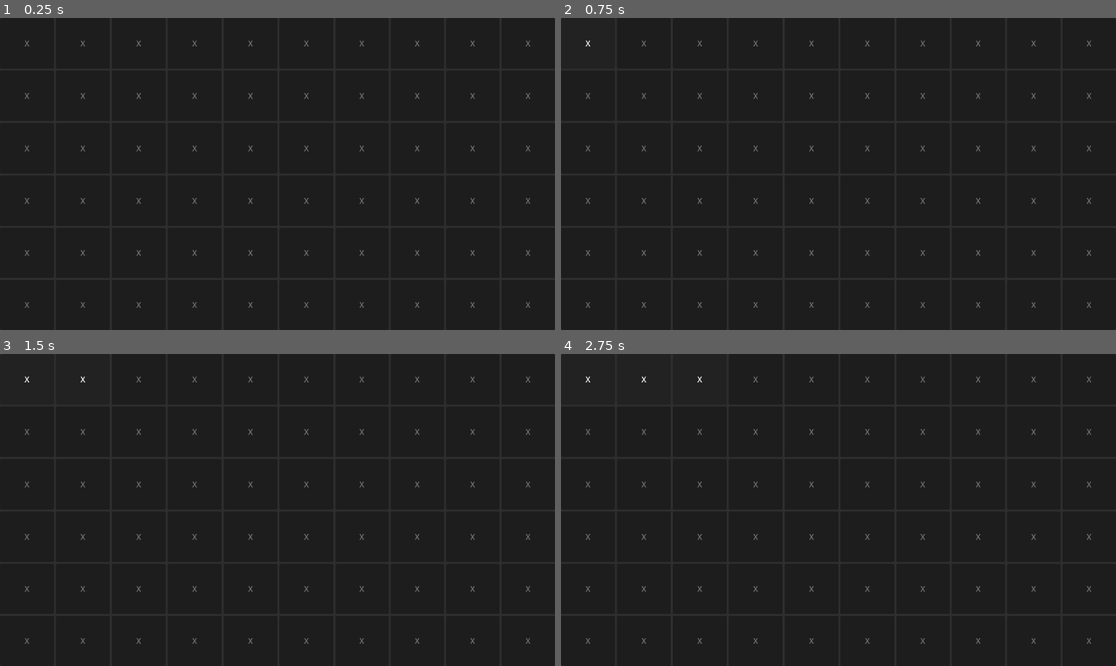
Above: before the commit, frames 1-4 (two rows, left to right).
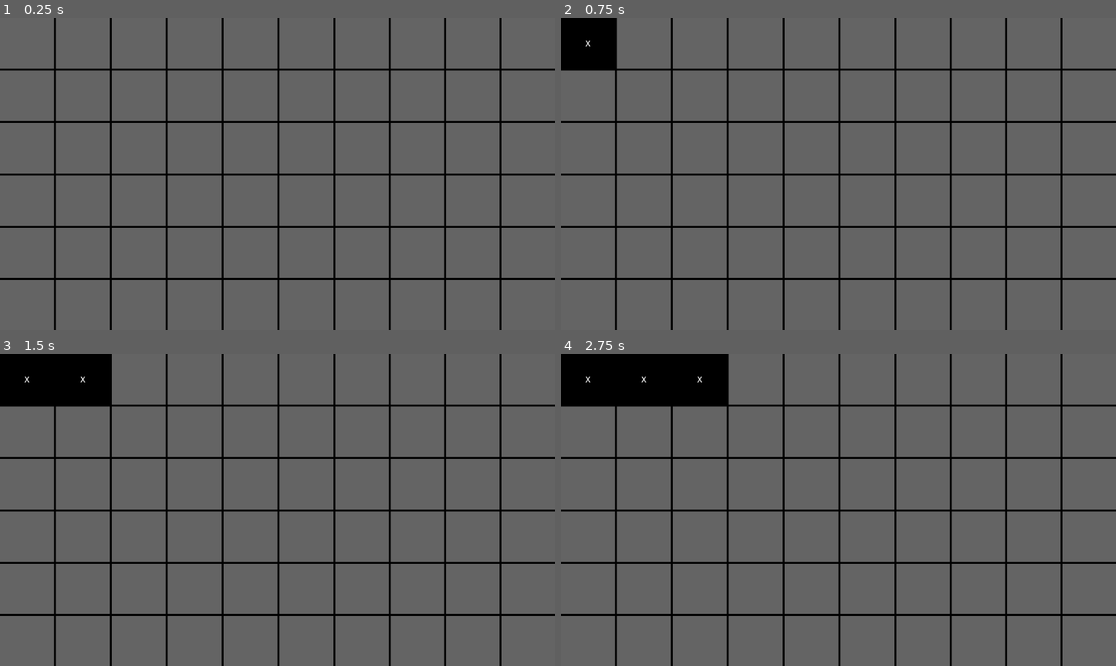
Above: after the commit, the same moments.

Repository: Vorgenstad/minesweeper
Game: Godot game, scene res://scenes/board/board.tscn
The game is run twice, just before and just after one commit, with the same random seed, the same clock (stepped at 60 frames per second) and the same inputs.
Inputs (mouse positions are in pixels of both pictures, inside the frame that each line leads up to):
- Up to frame 1 (0.25 s): no input
- Up to frame 2 (0.75 s): click (588, 42) at 0.52 s
- Up to frame 3 (1.5 s): click (83, 378) at 1.27 s
- Up to frame 4 (2.75 s): click (699, 378) at 2.02 s

The runs differ from the first frame. In frame 1, 98% of the frame differs, in the area x 0-100%, y 0-100%; in frame 2, 98%; in frame 3, 98%; in frame 4, 98%.

Commit message:
Added some styling

Diff:
--- a/project.godot
+++ b/project.godot
@@ -14,6 +14,10 @@
 run/main_scene="res://scenes/board/board.tscn"
 config/features=PackedStringArray("4.3", "GL Compatibility")
 
+[gui]
+
+theme/custom="res://styles/theme.tres"
+
 [rendering]
 
 renderer/rendering_method="gl_compatibility"
--- /dev/null
+++ b/styles/button_style_box.tres
@@ -0,0 +1,4 @@
+[gd_resource type="StyleBoxFlat" format=3 uid="uid://c2uj053mu2am0"]
+
+[resource]
+bg_color = Color(0.391819, 0.391819, 0.391819, 1)
--- /dev/null
+++ b/styles/theme.tres
@@ -0,0 +1,17 @@
+[gd_resource type="Theme" load_steps=4 format=3 uid="uid://dhr1o4ib0uv4r"]
+
+[ext_resource type="StyleBox" uid="uid://c2uj053mu2am0" path="res://styles/button_style_box.tres" id="1_6c8hp"]
+
+[sub_resource type="StyleBoxFlat" id="StyleBoxFlat_ouefb"]
+bg_color = Color(0.800491, 0.800491, 0.800491, 1)
+
+[sub_resource type="StyleBoxFlat" id="StyleBoxFlat_1n5n0"]
+bg_color = Color(0, 0, 0, 1)
+
+[resource]
+Button/styles/disabled = ExtResource("1_6c8hp")
+Button/styles/focus = ExtResource("1_6c8hp")
+Button/styles/hover = ExtResource("1_6c8hp")
+Button/styles/normal = ExtResource("1_6c8hp")
+Button/styles/pressed = SubResource("StyleBoxFlat_ouefb")
+PanelContainer/styles/panel = SubResource("StyleBoxFlat_1n5n0")
